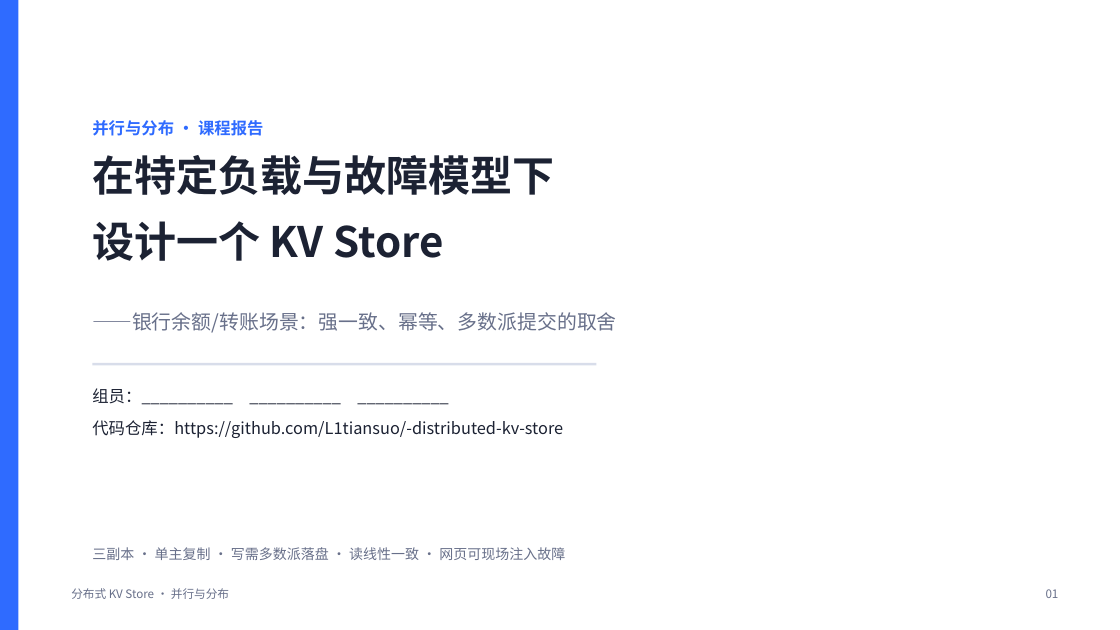
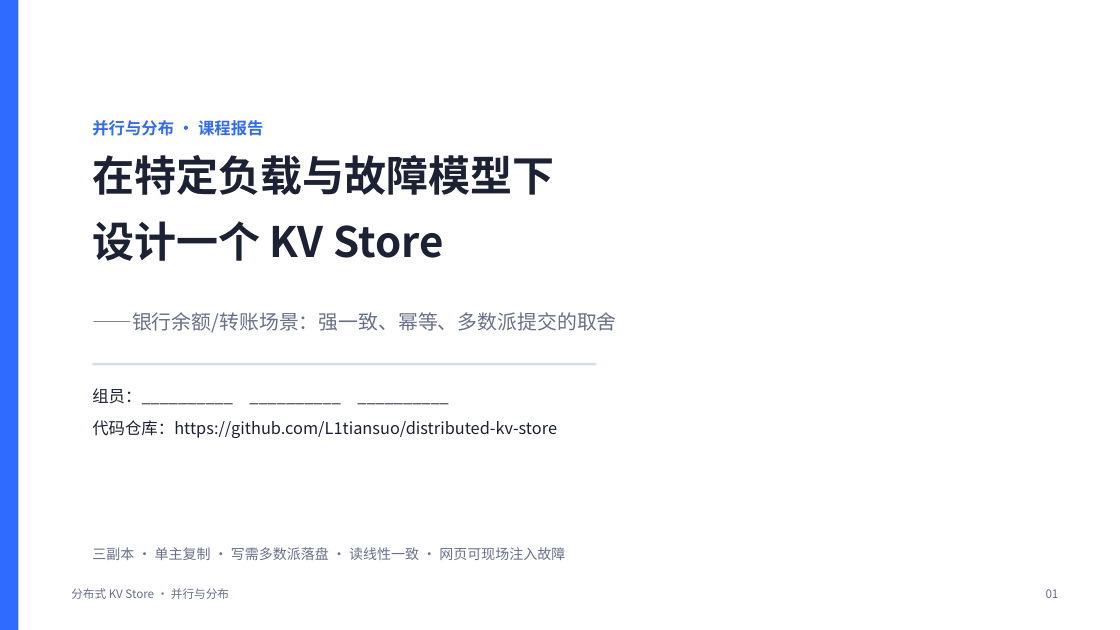
Before and after one commit to L1tiansuo/distributed-kv-store, a slide deck: slide 1 of ppt/分布式KV Store 讲解.pptx. Drawn at 1120x630 pixels with LibreOffice and Linux fonts; fonts in the diff are those of the drawing. Boxes give left, top, right and bottom in pixels: in the first picture for what was removed or moved away, otherwise in the second. Text is boxed around its words. In the diff, an @@ line names an element or a change of style, - is before the commit and + after.

Commit message:
仓库重命名为 distributed-kv-store，同步更新报告与 PPT 中的地址

```diff
--- a/ppt/分布式KV Store 讲解.pptx
+++ b/ppt/分布式KV Store 讲解.pptx
@@ text at (92,388,557,438): text changed @@
-组员：__________ __________ __________
-代码仓库：https://github.com/L1tiansuo/-distributed-kv-store
+组员：__________ __________ __________
+代码仓库：https://github.com/L1tiansuo/distributed-kv-store
```
Also in this commit, not shown: 1 other slide changed, 4 other files.
